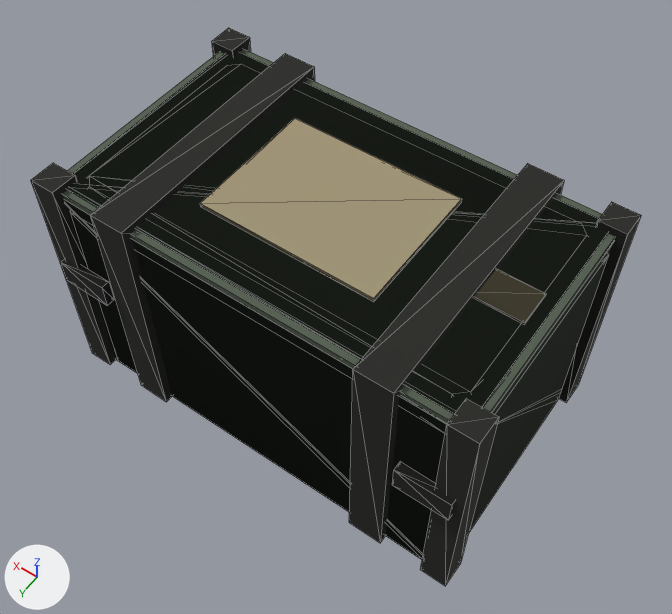
An edit to the glTF model assets/set_v5/neutral_evidence_crate.glb, drawn before and after from the same camera.
Rendered twice from a camera (50 mm lens) standing at (-0.739, 1.019, 1.851) and looking at (-0.022, 0.015, 0.273). The axes (+X, +Y, +Z) are drawn at lower left. The lights are the same throughout. The first picture is the older version. Mesh edges are drawn as thin lines. Vertices at exactly the same position are counted once.

In view in the first picture: 'body', 'body.001', 'body.002'.
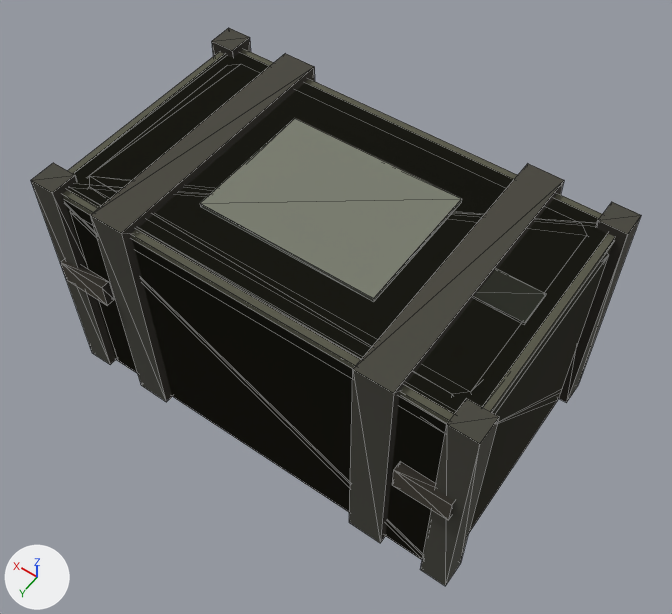
Location of each change, [x1, y1, x2, y2] in pixels of the pictures (672 x 614 px):
'body', surface changed, recoloured: [31, 28, 641, 586] in both
part 2 of me_mesh_2, recoloured: [474, 292, 546, 323] in both

The change, as a list of edits to the scene's bpy script:
```text
Change mat_paint:
    where n2 = _N.new('ShaderNodeMix'); n2.name = 'Mix'
    n2.inputs[7].default_value: (0.605, 0.605, 0.605, 1.0) -> (0.319, 0.319, 0.319, 1.0)  # 'B', light grey #cccccc -> 'B', grey #999999
Change mat_paint2:
    where n2 = _N.new('ShaderNodeMix'); n2.name = 'Mix'
    n2.inputs[7].default_value: (0.177, 0.177, 0.177, 1.0) -> (0.121, 0.121, 0.121, 1.0)  # 'B', grey #757575 -> 'B', dark grey #626262
Change mat_paint3:
    where n2 = _N.new('ShaderNodeMix'); n2.name = 'Mix'
    n2.inputs[7].default_value: (0.725, 0.725, 0.725, 1.0) -> (0.437, 0.437, 0.437, 1.0)  # 'B', light grey #dddddd -> 'B', grey #b1b1b1
Change mat_metal:
    where n2 = _N.new('ShaderNodeMix'); n2.name = 'Mix'
    n2.inputs[7].default_value: (0.0283, 0.0283, 0.0283, 1.0) -> (0.0638, 0.0638, 0.0638, 1.0)  # 'B', black #2f2f2f -> 'B', dark grey #474747
Change me_mesh_0:
    where me_mesh_0.from_pydata(...)  # 104 vertices, 154 faces; spans x -0.5..0.5, y -0.3..0.31, z 0.0..0.58
    used by ob_body; parent = ob_neutral_evidence_crate_lod0; location = (0.0, 0.0, 0.0)
    me_mesh_0 part 1: 154 faces centred in x -0.5..0.5, y -0.3..0.31, z 0.0..0.58 are repainted in the vertex colours, in many colours
Change me_mesh_2:
    where me_mesh_2.from_pydata(...)  # 16 vertices, 20 faces; spans x -0.48..0.48, y -0.28..0.28, z 0.0..0.565
    used by ob_body_002; parent = ob_neutral_evidence_crate_lod2; location = (0.0, 0.0, 0.0)
    me_mesh_2 part 2: 2 faces centred in x -0.4..-0.36, y -0.013..0.013, z 0.565 are repainted in the vertex colours; the middle colour goes from beige #d5cbaa to pale yellow #d4d8c2
```
